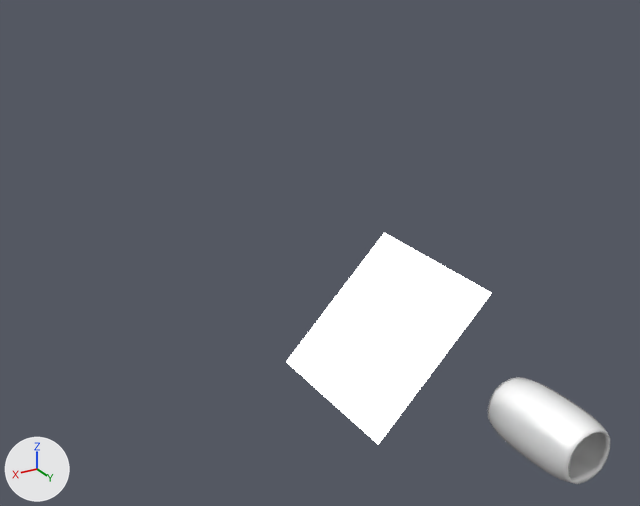
The Blender file eeg.blend as it was, and as the next commit left it.
Camera for both pictures: a camera (50 mm lens) standing at (41.0, 37.2, 38.2) and looking at (17.1, -2.7, 18.3). The axes (+X, +Y, +Z) are drawn at lower left. The lights are the same throughout.
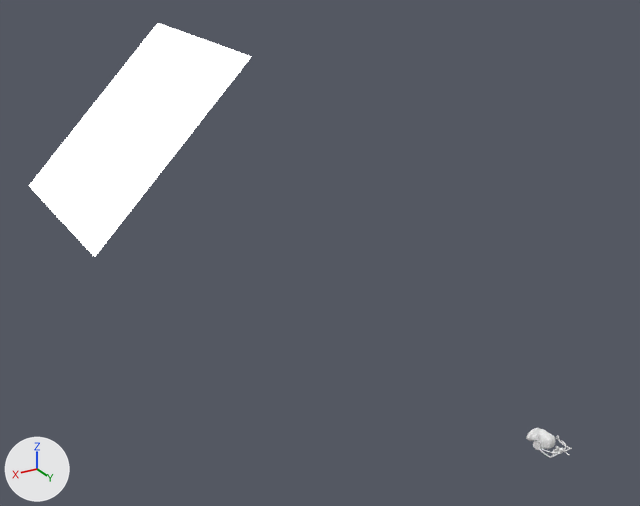
Changed parts and their boxes [x1, y1, x2, y2] in the pictures (640 x 506 px):
'Plane.001', moved
    before: [286, 233, 492, 445]
    after: [29, 23, 251, 257]
'Cube.001', hidden
    before: [487, 377, 610, 484]

The change, as a diff of the scene's bpy script:
```diff
--- a/eeg.blend.py
+++ b/eeg.blend.py
@@ ob_plane_001 @@
 ob_plane_001 = bpy.data.objects.new('Plane.001', me_plane_001)
-ob_plane_001.location = (14.69, 0.15, 13.99)
+ob_plane_001.location = (28.6, 0.15, 27.9)
 ob_plane_001.rotation_euler = (0.0, 0.785, 0.0)  # degrees (0, 45, 0)
@@ ob_cube_001 @@
 ob_cube_001.location = (0.0, 0.0, 2.0)
+ob_cube_001.hide_set(True)  # its collection is switched off
```
